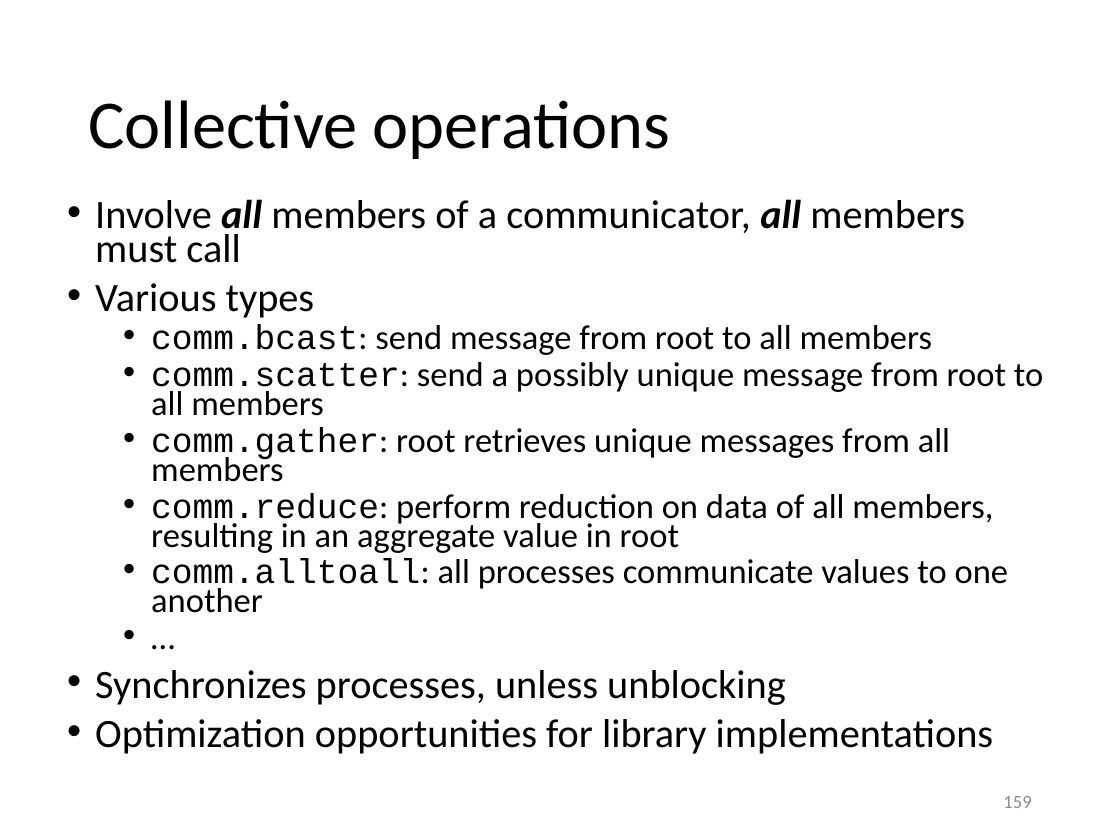
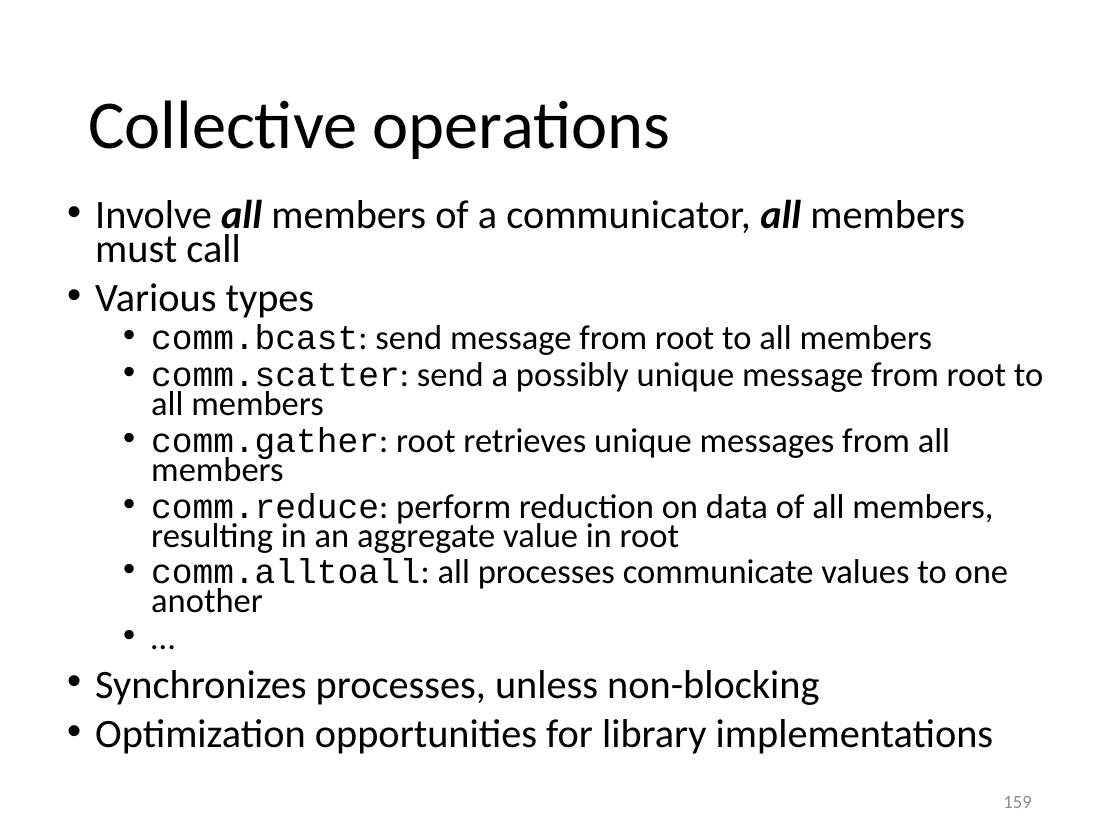
Before and after one commit to gjbex/Python-for-HPC, a slide deck: slide 159 of python_hpc.pptx. Drawn at 1120x840 pixels with LibreOffice and Linux fonts; fonts in the diff are those of the drawing. Boxes give left, top, right and bottom in pixels: in the first picture for what was removed or moved away, otherwise in the second. Text is boxed around its words. In the diff, an @@ line names an element or a change of style, - is before the commit and + after.

Commit message:
Fix various typos

```diff
--- a/python_hpc.pptx
+++ b/python_hpc.pptx
@@ text at <box>95,670,819,705</box>: text changed @@
-• Synchronizes processes, unless unblocking
+• Synchronizes processes, unless non-blocking
```
Also in this commit, not shown: 6 other slides changed.
